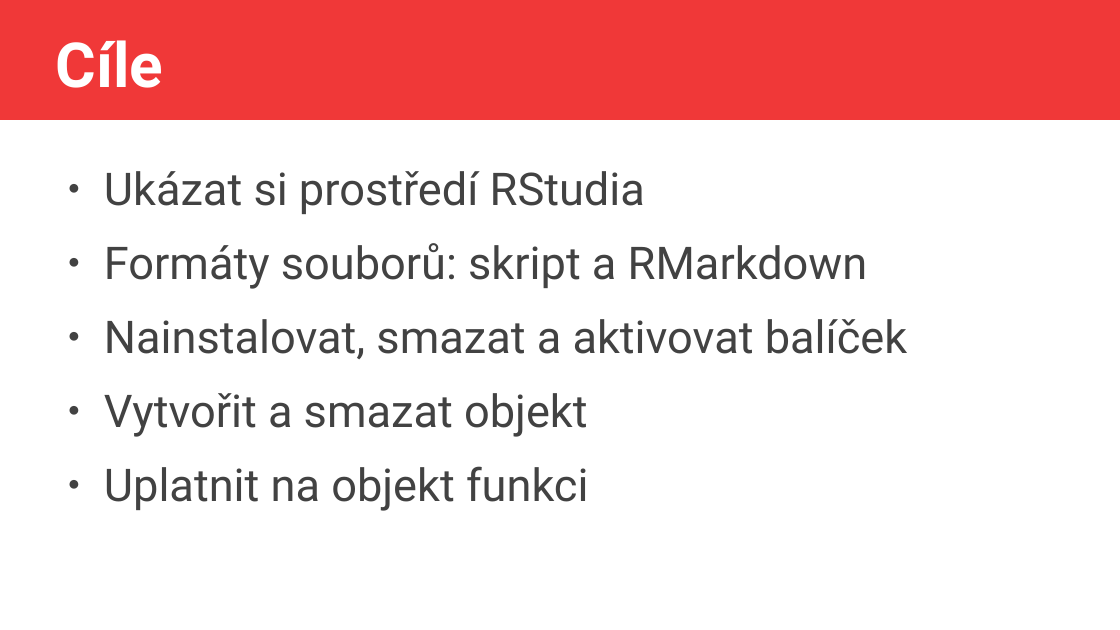
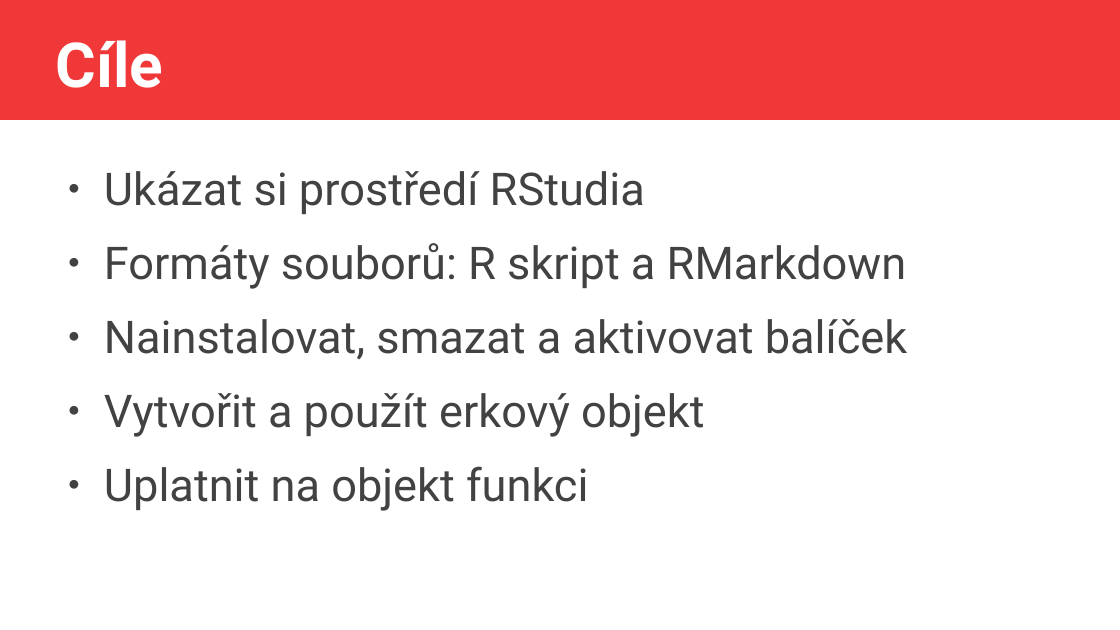
Before and after one commit to jlacko/Intro2R, a slide deck: slide 2 of prezentace/1 - prostředí + operace.odp. Drawn at 1120x630 pixels with LibreOffice and Linux fonts; fonts in the diff are those of the drawing. Boxes give left, top, right and bottom in pixels: in the first picture for what was removed or moved away, otherwise in the second. Text is boxed around its words. In the diff, an @@ line names an element or a change of style, - is before the commit and + after.

```diff
--- a/prezentace/1 - prostředí + operace.odp
+++ b/prezentace/1 - prostředí + operace.odp
@@ text at (x1=104, y1=243, x2=907, y2=289): text changed @@
-● Formáty souborů: skript a RMarkdown
+● Formáty souborů: R skript a RMarkdown
@@ text at (x1=104, y1=393, x2=704, y2=437): text changed @@
-● Vytvořit a smazat objekt
+● Vytvořit a použít erkový objekt
```
Also in this commit, not shown: 3 other slides changed, 10 other files.
